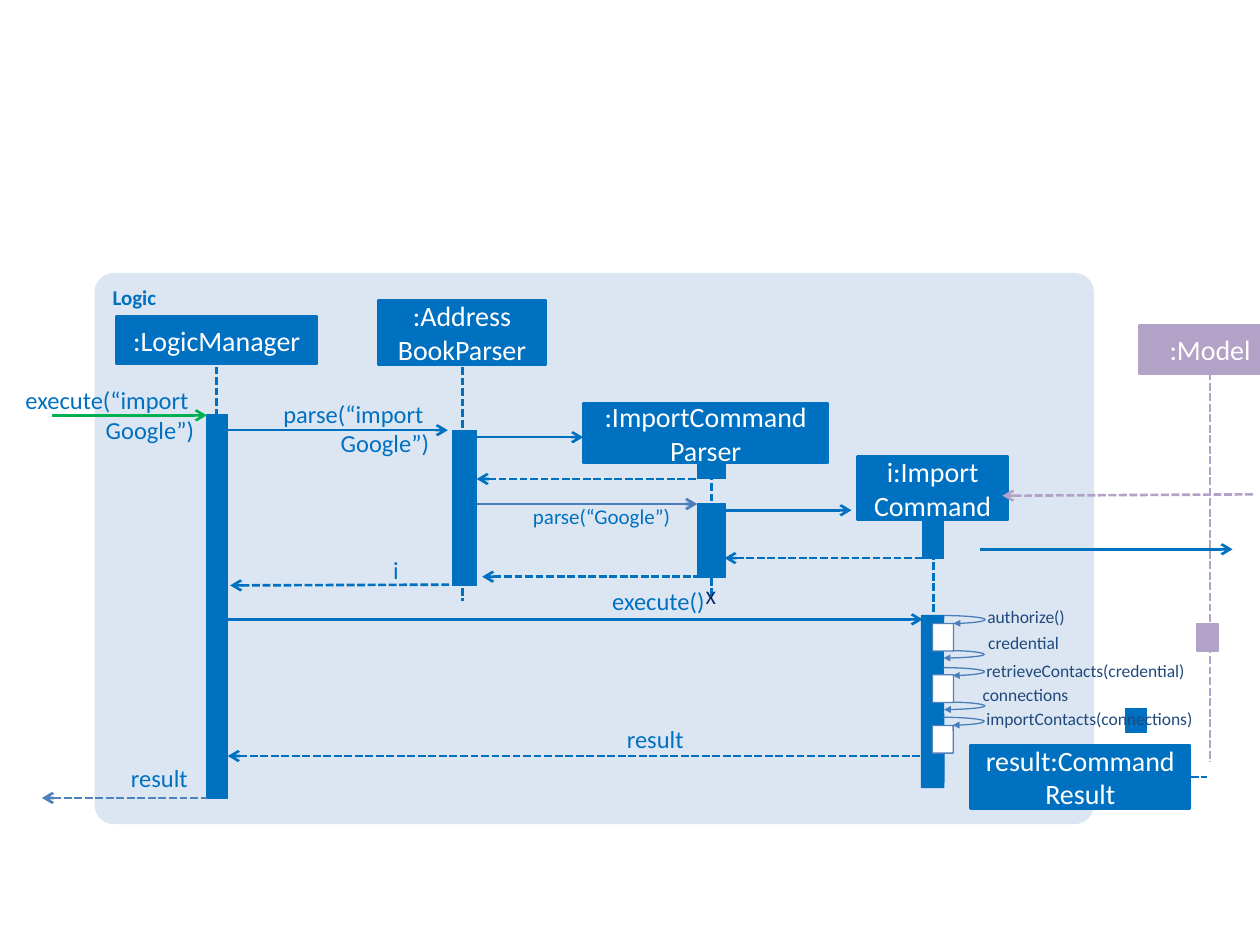
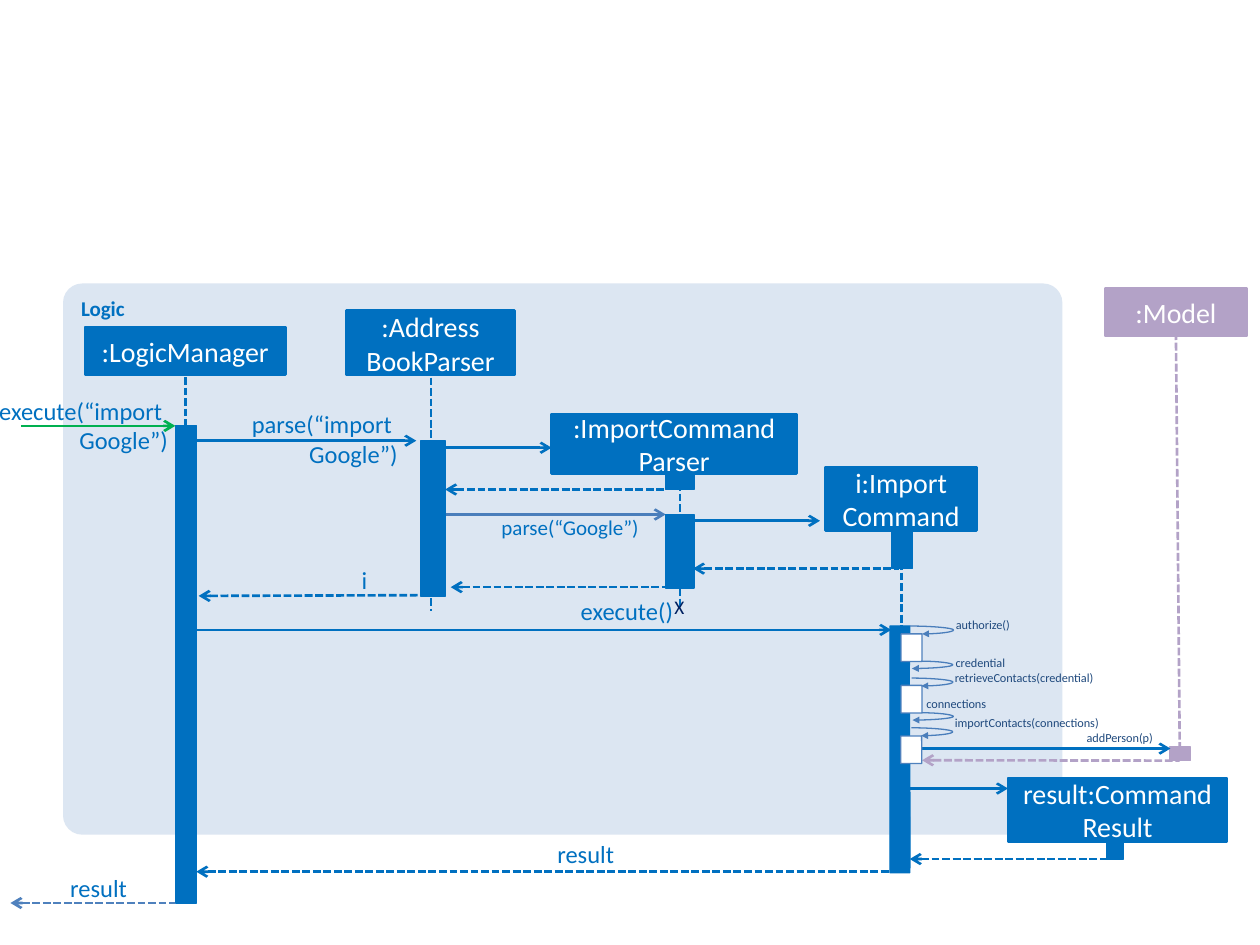
Before and after one commit to tbhbhbh/main, a slide deck: slide 1 of docs/diagrams/ImportCommandSequenceDiagram.pptx. Drawn at 1260x945 pixels with LibreOffice and Linux fonts; fonts in the diff are those of the drawing. Boxes give left, top, right and bottom in pixels: in the first picture for what was removed or moved away, otherwise in the second. Text is boxed around its words. In the diff, an @@ line names an element or a change of style, - is before the commit and + after.

Commit message:
Developer Guide: further updates to Import Command sequence diagram

```diff
--- a/docs/diagrams/ImportCommandSequenceDiagram.pptx
+++ b/docs/diagrams/ImportCommandSequenceDiagram.pptx
@@ rectangle ":Model": place and size @@
-rectangle ":Model" at (1139,325,1260,373)
+rectangle ":Model" at (1105,289,1247,336)
@@ line moved from (1210, 372) - (1210, 762) to (1176, 333) - (1179, 747) @@
@@ text "execute(“import": place and size @@
-text "execute(“import" at (25,391,194,444)
+text "execute(“import" at (0,402,167,454)
@@ rectangle: place and size @@
-rectangle at (207,415,228,798)
+rectangle at (175,426,197,903)
@@ freeform shape: place and size @@
-freeform shape at (921,616,944,788)
+freeform shape at (890,626,910,873)
@@ curved arrow moved from (944, 616) - (954, 624) to (910, 626) - (922, 634) @@
@@ text "authorize()": place and size @@
-text "authorize()" at (987,610,1064,625)
+text "authorize()" at (956,620,1010,631)
@@ text "credential": place and size @@
-text "credential" at (988,637,1059,649)
+text "credential" at (956,658,1005,667)
@@ text "retrieveContacts(credential)": place and size @@
-text "retrieveContacts(credential)" at (986,664,1184,679)
+text "retrieveContacts(credential)" at (955,673,1093,684)
@@ size 10 to 7 pt in 5 elements at (955,718,1099,729), (955,673,1093,684), (956,620,1010,631), (956,658,1005,667), (926,699,986,708) @@
@@ text "connections": place and size @@
-text "connections" at (983,689,1069,706)
+text "connections" at (926,699,986,708)
@@ text "importContacts(connections)": place and size @@
-text "importContacts(connections)" at (986,711,1192,730)
+text "importContacts(connections)" at (955,718,1099,729)
@@ 10 arrows, 8 rectangles, 5 texts, 4 lines, 4 curved arrows, 3 freeform shapes, 1 rounded rectangle: place and size @@
-10 arrows, 8 rectangles, 5 texts, 4 lines, 4 curved arrows, 3 freeform shapes, 1 rounded rectangle at (53,273,1094,824)
+10 arrows, 8 rectangles, 5 texts, 4 lines, 4 curved arrows, 3 freeform shapes, 1 rounded rectangle at (21,284,1062,834)
@@ arrow moved from (979, 549) - (1232, 549) to (917, 748) - (1171, 748) @@
@@ text added at (1087,733,1153,744), 7 pt, text #1F497D @@
+addPerson(p)
@@ rectangle: place and size @@
-rectangle at (1197,624,1218,651)
+rectangle at (1169,747,1191,761)
@@ arrow moved from (1003, 495) - (1256, 494) to (922, 760) - (1179, 761) @@
@@ rectangle "result:Command Result": place and size @@
-rectangle "result:Command Result" at (970,745,1189,808)
+rectangle "result:Command Result" at (1008,777,1227,840)
@@ arrow added from (907, 789) to (1008, 789), #0070C0 1.5 pt @@
@@ text "result": place and size @@
-text "result" at (627,731,684,748)
+text "result" at (557,846,614,864)
@@ arrow moved from (1075, 777) - (1207, 777) to (910, 859) - (1108, 859) @@
@@ rectangle: place and size @@
-rectangle at (1125,708,1147,732)
+rectangle at (1108,842,1124,858)
@@ text "result" rewrapped from (131,770,188,787) to (70,880,127,903) @@
@@ arrow moved from (228, 756) - (924, 756) to (197, 872) - (892, 872) @@
@@ arrow moved from (42, 798) - (207, 798) to (10, 903) - (175, 903) @@
```
